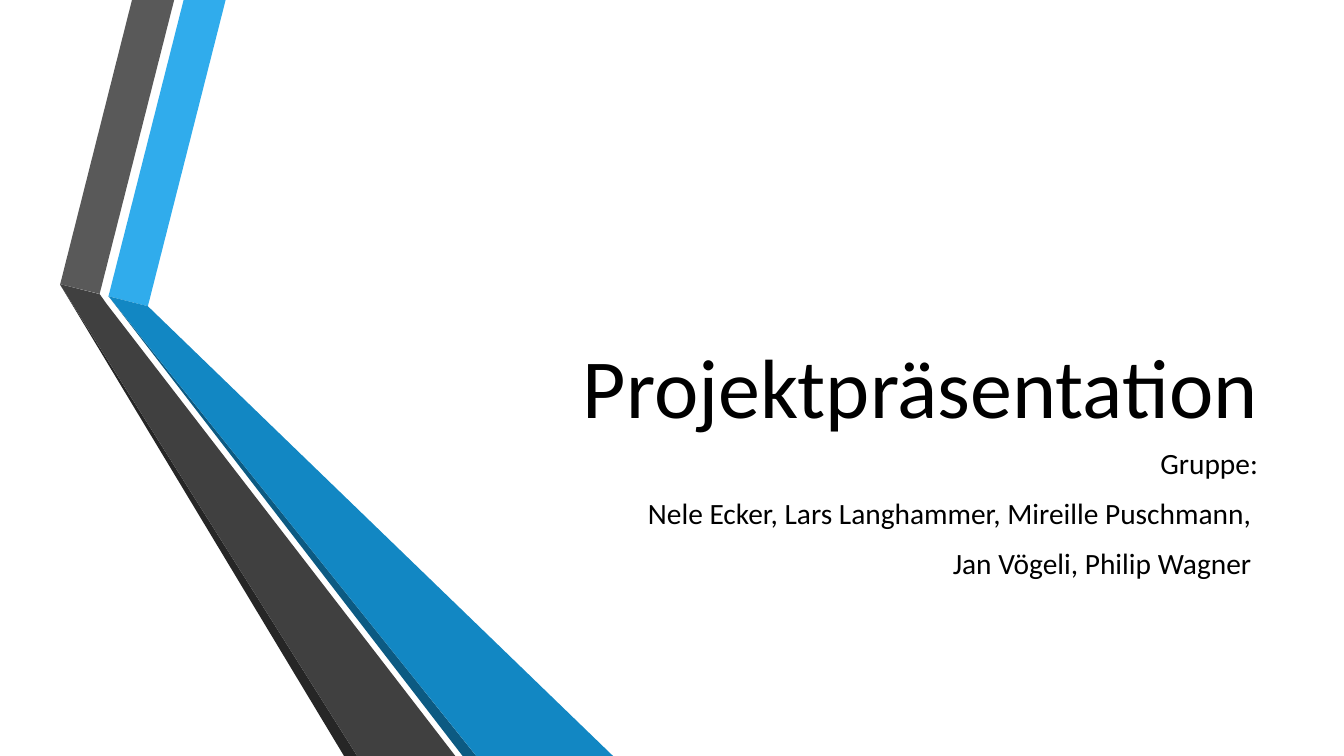
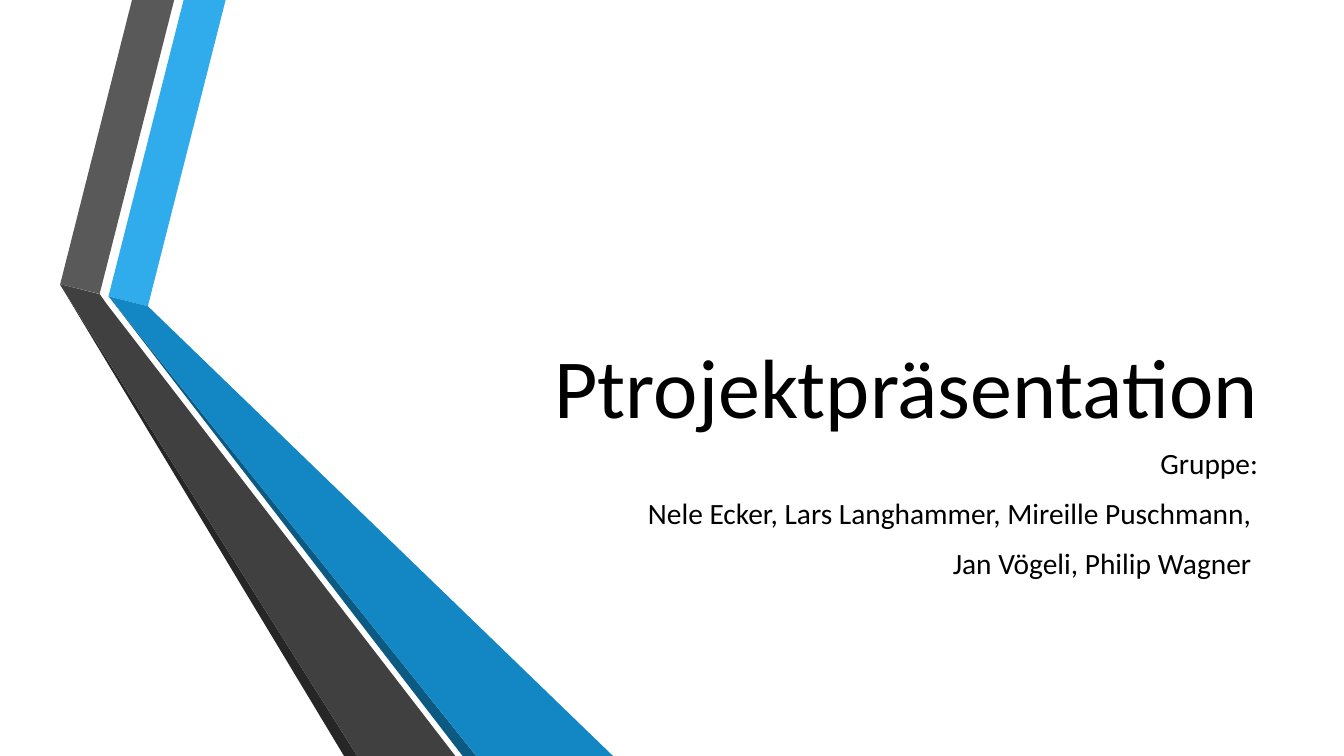
Before and after one commit to philipwagner1994/ProjectDHBW, a slide deck: slide 1 of Documentation/Projektpräsentationabschluss.pptx. Drawn at 1344x756 pixels with LibreOffice and Linux fonts; fonts in the diff are those of the drawing; background and template pictures are left out. Boxes give left, top, right and bottom in pixels: in the first picture for what was removed or moved away, otherwise in the second. Text is boxed around its words. In the diff, an @@ line names an element or a change of style, - is before the commit and + after.

Commit message:
tes

```diff
--- a/Documentation/Projektpräsentationabschluss.pptx
+++ b/Documentation/Projektpräsentationabschluss.pptx
@@ title at <box>554,359,1257,433</box>: text changed @@
-Projektpräsentation
+Ptrojektpräsentation
```
